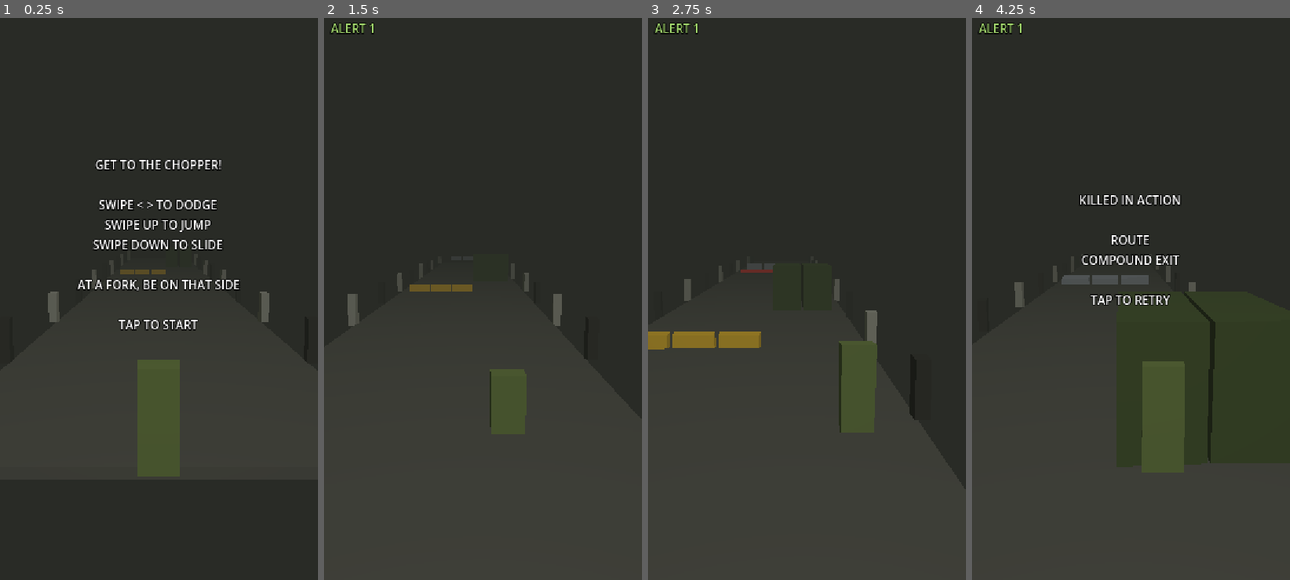
Above: before the commit, frames 1-4 (left to right).
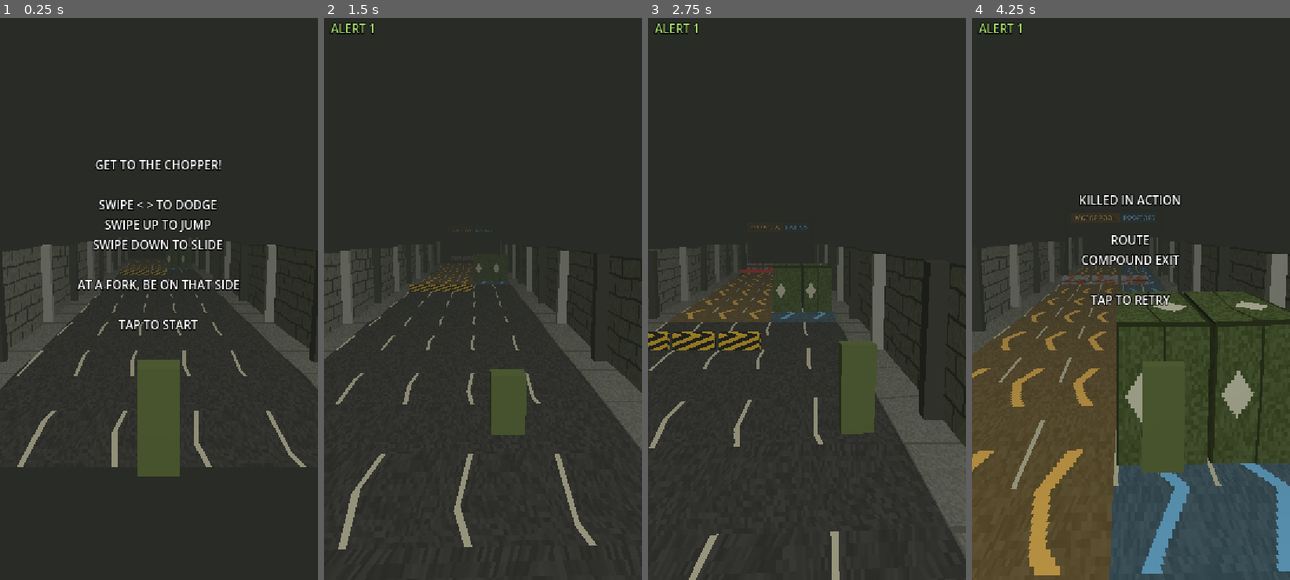
Above: after the commit, the same moments.

Repository: lhunt-gdev/get-to-the-chopper-test
Game: Godot game, scene res://game/levels/prototype_slice/prototype_slice.tscn
Same seed, same stepped clock (60 frames per second), same inputs: the game is played once before the commit and once after it.
Inputs (mouse positions are in pixels of both pictures, inside the frame that each line leads up to):
- Up to frame 1 (0.25 s): no input
- Up to frame 2 (1.5 s): tap Enter (ui_accept) at 0.5, 0.77 s; move the mouse to (552, 270) at 0.52 s; hold Right (ui_right) 0.53-1.25 s; click (552, 270) at 0.67 s; drag from (419, 327) to (467, 411) at 1.27 s
- Up to frame 3 (2.75 s): move the mouse to (838, 175) at 2.02 s; hold Right (ui_right) from 2.03 s (still down)
- Up to frame 4 (4.25 s): release Right (ui_right) at 2.75 s; drag from (1115, 411) to (1035, 214) at 2.77 s; move the mouse to (1226, 383) at 3.52 s; hold Left (ui_left) from 3.53 s (still down); tap Enter (ui_accept) at 3.77 s

The runs differ from the first frame. In frame 1, 4.4% of the frame differs, in the area x 0-100%, y 39-80%; in frame 2, 4.7%; in frame 3, 5.7%; in frame 4, 20%, in the area x 0-100%, y 35-100%.

Commit message:
Add placeholder PS1 level textures and in-world fork cues
Playtest: forks were not obvious. Lanes before each fork are now painted in
their route's colour with arrows, a sign gantry names each route over its
lanes, and the HUD prompt uses the same colours. Each area gets its own
wall/ground look via theme in route.json. Textures are generated in code
(PsxTextures). Logged as PROPOSED in the decision log.

Also restores the executable flag on tests/run_all.sh.

Co-Authored-By: Claude Opus 5.5 <noreply@anthropic.com>

Diff:
--- a/game/config/tuning.gd
+++ b/game/config/tuning.gd
@@ -33,6 +33,8 @@
 @export var decision_lead: float = 18.0
 ## The junction prompt and slowdown start this far before the decision point.
 @export var approach_window: float = 14.0
+## Each lane is painted in its route's colour for this many metres before the decision point.
+@export var fork_cue_length: float = 30.0
 ## LOCKED: junctions may slow the game but never pause it.
 @export_range(0.4, 1.0) var junction_time_scale: float = 0.7
 
--- a/game/levels/prototype_slice/prototype_slice.gd
+++ b/game/levels/prototype_slice/prototype_slice.gd
@@ -6,12 +6,23 @@
 const ROUTE_PATH := "res://game/levels/prototype_slice/route.json"
 const START_ALERT := 1
 
-## Obstacle kinds: size, height off the ground, colour, and how to get past it.
+## Obstacle kinds: size, height off the ground, look, and how to get past it.
+## "tex" names a PsxTextures function; without one the obstacle is flat "color".
 const KINDS := {
-	"barrier": {"size": Vector3(0.9, 0.5, 0.3), "y": 0.25, "color": Color("c9a227"), "pass": "jump"},
-	"pipe": {"size": Vector3(0.9, 0.3, 0.3), "y": 1.3, "color": Color("7a7f86"), "pass": "slide"},
-	"truck": {"size": Vector3(0.95, 2.2, 3.0), "y": 1.1, "color": Color("3d4a2a"), "pass": "dodge"},
+	"barrier": {"size": Vector3(0.9, 0.5, 0.3), "y": 0.25, "tex": "hazard", "pass": "jump"},
+	"pipe": {"size": Vector3(0.9, 0.3, 0.3), "y": 1.3, "tex": "rust_pipe", "pass": "slide"},
+	"truck": {"size": Vector3(0.95, 2.2, 3.0), "y": 1.1, "tex": "truck", "pass": "dodge"},
 	"tripwire": {"size": Vector3(1.0, 0.05, 0.05), "y": 0.3, "color": Color("ff3030"), "pass": "jump_or_alert"},
+}
+
+## How each area looks, picked by "theme" in route.json. Placeholder art, so you can tell where you are.
+const THEMES := {
+	"compound": {"wall": "blocks", "color": Color("77776c"), "height": 3.0, "ground": "asphalt"},
+	"motor_pool": {"wall": "corrugated", "color": Color("56613f"), "height": 3.5, "ground": "asphalt"},
+	"rooftops": {"wall": "brick", "color": Color("7a4a38"), "height": 1.0, "ground": "concrete"},
+	"tunnel": {"wall": "tile", "color": Color("4d5c52"), "height": 3.2, "ground": "asphalt", "ceiling": true},
+	"gate": {"wall": "blocks", "color": Color("8a8470"), "height": 4.0, "ground": "asphalt"},
+	"helipad": {"wall": "blocks", "color": Color("5c5c55"), "height": 0.6, "ground": "concrete"},
 }
 
 @export var tuning: Tuning
@@ -23,6 +34,7 @@
 var _graph: RouteGraph
 var _obstacles: Array[Dictionary] = []
 var _segments: Array[Dictionary] = []  # {node: Node3D, end: float}
+var _fork_segment: Dictionary = {}  # {id, start, node}: the segment whose fork is still ahead
 
 @onready var _player: Player = $Player
 @onready var _camera: Camera3D = $Camera3D
@@ -47,6 +59,7 @@
 	_runner.mission_end_reached.connect(_on_mission_end)
 	_runner.dead_end_reached.connect(_end.bind(&"dead_end"))
 	GameState.run_ended.connect(_on_run_ended)
+	GameState.alert_changed.connect(_build_fork_cue.unbind(1))
 
 	_spawn_segment(_graph.start_id, 0.0)
 	_update_camera(1.0)
@@ -81,14 +94,37 @@
 	seg.name = String(id)
 	_world.add_child(seg)
 	var road_w := tuning.lane_count * tuning.lane_width
-
-	_box(seg, Vector3(road_w + 1.0, 0.2, length), Vector3(0, -0.1, -(start + length / 2.0)), Color("4a4a44"))
-	# Edge posts every 5 m give a sense of speed.
+	var theme := _theme(id)
+
+	# The road stops where the fork cue starts, if there is one. The cue paints the rest.
+	var road_len := length
+	if _graph.end_type(id) == "" and _graph.node_data(id).get("next", []).size() >= 2:
+		road_len = maxf(0.0, length - tuning.decision_lead - tuning.fork_cue_length)
+	var ground := _ground(id)
+	if road_len > 0.0:
+		_plane(seg, Vector2(road_w, road_len), Vector3(0, 0, -(start + road_len / 2.0)), ground,
+				Vector2(tuning.lane_count, road_len / 4.0))
+
+	# Kerbs and walls either side.
+	var wall_tex := PsxTextures.wall(theme["wall"], theme["color"])
+	var h: float = theme["height"]
+	for side in [-1, 1]:
+		var x: float = side * (road_w / 2.0 + 0.5)
+		_plane(seg, Vector2(1.0, length), Vector3(x, 0.02, -(start + length / 2.0)), PsxTextures.concrete(),
+				Vector2(1.0, length / 2.0))
+		var wall := _plane(seg, Vector2(length, h), Vector3(side * (road_w / 2.0 + 1.0), h / 2.0, -(start + length / 2.0)),
+				wall_tex, Vector2(length / 2.0, h / 2.0), PlaneMesh.FACE_Z)
+		wall.rotation.y = -side * PI / 2.0  # face the road
+	if theme.get("ceiling", false):
+		var roof := _plane(seg, Vector2(road_w + 2.0, length), Vector3(0, 4.6, -(start + length / 2.0)),
+				wall_tex, Vector2(road_w / 2.0, length / 2.0))
+		roof.rotation.x = PI  # face down
+	# Pillars every 5 m, alternating light and dark, give a sense of speed.
 	for i in range(0, int(length), 5):
 		var z := -(start + i)
-		var c := Color("8a8a80") if (i / 5) % 2 == 0 else Color("2e2e2a")
-		_box(seg, Vector3(0.3, 1.2, 0.3), Vector3(-(road_w / 2.0 + 0.6), 0.6, z), c)
-		_box(seg, Vector3(0.3, 1.2, 0.3), Vector3(road_w / 2.0 + 0.6, 0.6, z), c)
+		var c: Color = theme["color"].lightened(0.25) if (i / 5) % 2 == 0 else theme["color"].darkened(0.5)
+		for side in [-1, 1]:
+			_box(seg, Vector3(0.35, maxf(h, 1.2), 0.35), Vector3(side * (road_w / 2.0 + 0.8), maxf(h, 1.2) / 2.0, z), c)
 
 	var authored_lanes := 5
 	for ob: Dictionary in _graph.node_data(id).get("obstacles", []):
@@ -103,13 +139,101 @@
 			var at: float = start + float(ob["at"])
 			var size: Vector3 = kind["size"] * Vector3(tuning.lane_width, 1, 1)
 			var x := _player.lane_x(lane)
-			var mesh := _box(seg, size, Vector3(x, kind["y"], -at), kind["color"])
+			var mesh := _box(seg, size, Vector3(x, kind["y"], -at), kind.get("color", Color.WHITE))
+			if kind.has("tex"):
+				# BoxMesh lays its six faces out on a 3x2 grid, so this puts one tile on each face.
+				mesh.material_override = PsxMaterials.textured(_obstacle_texture(kind["tex"]), Vector2(3, 2))
 			_obstacles.append({"x": x, "at": at, "depth": size.z, "kind": ob["kind"], "pass": kind["pass"], "done": false, "mesh": mesh})
 
 	if _graph.end_type(id) == "extract":
 		_spawn_chopper(seg, start + length + 3.0)
 
 	_segments.append({"node": seg, "end": start + length})
+	# The newest segment is always the one whose fork is still ahead of the player.
+	_fork_segment = {"id": id, "start": start, "node": seg}
+	_build_fork_cue()
+
+
+## Paints each lane in its route's colour with arrows, and puts a sign over the commit point.
+## The routes on offer depend on alert, so this is rebuilt whenever alert changes.
+func _build_fork_cue() -> void:
+	if _fork_segment.is_empty():
+		return
+	var seg: Node3D = _fork_segment["node"]
+	var old := seg.get_node_or_null("ForkCue")
+	if old:
+		seg.remove_child(old)
+		old.queue_free()
+	var id: StringName = _fork_segment["id"]
+	if _graph.end_type(id) != "" or _graph.node_data(id).get("next", []).size() < 2:
+		return
+
+	var cue := Node3D.new()
+	cue.name = "ForkCue"
+	seg.add_child(cue)
+	var length := _graph.length_of(id)
+	var road_w := tuning.lane_count * tuning.lane_width
+	var cue_start: float = _fork_segment["start"] + maxf(0.0, length - tuning.decision_lead - tuning.fork_cue_length)
+	var cue_len: float = _fork_segment["start"] + length - cue_start
+	var decision_z: float = -(_fork_segment["start"] + length - tuning.decision_lead)
+	var opts := _graph.available_next(id, GameState.alert_level)
+
+	# Lanes. With one open route, the road is just road again.
+	for lane in tuning.lane_count:
+		var tex := _ground(id)
+		if opts.size() >= 2:
+			var idx := RouteGraph.pick_by_lane(lane, tuning.lane_count, opts.size())
+			tex = PsxTextures.fork_lane(Hud.route_dir(idx, opts.size()), Hud.route_color(idx))
+		_plane(cue, Vector2(tuning.lane_width, cue_len), Vector3(_player.lane_x(lane), 0, -(cue_start + cue_len / 2.0)),
+				tex, Vector2(1, cue_len / 4.0))
+	if opts.size() < 2:
+		return
+
+	# Sign gantry over the commit point: one panel per route, over the lanes that lead there.
+	# Panels sit above the camera (y 3.4) so it never flies through them. The lanes show direction.
+	var post_h := 5.6
+	for side in [-1, 1]:
+		_box(cue, Vector3(0.3, post_h, 0.3), Vector3(side * (road_w / 2.0 + 0.3), post_h / 2.0, decision_z), Color("2e2e2a"))
+	_box(cue, Vector3(road_w + 0.9, 0.25, 0.25), Vector3(0, post_h - 0.2, decision_z), Color("2e2e2a"))
+	for idx in opts.size():
+		var lanes := range(tuning.lane_count).filter(func(l: int) -> bool:
+			return RouteGraph.pick_by_lane(l, tuning.lane_count, opts.size()) == idx)
+		var x0 := _player.lane_x(lanes[0]) - tuning.lane_width / 2.0
+		var x1 := _player.lane_x(lanes[-1]) + tuning.lane_width / 2.0
+		var color := Hud.route_color(idx)
+		_box(cue, Vector3(x1 - x0 - 0.15, 0.9, 0.12), Vector3((x0 + x1) / 2.0, post_h - 0.8, decision_z), color.darkened(0.55))
+		var label := Label3D.new()
+		label.text = String(opts[idx].get("label", opts[idx]["to"]))
+		label.modulate = color.lightened(0.3)
+		label.outline_modulate = Color.BLACK
+		label.font_size = 40
+		label.outline_size = 8
+		label.pixel_size = 0.012
+		label.texture_filter = BaseMaterial3D.TEXTURE_FILTER_NEAREST
+		label.width = (x1 - x0) / label.pixel_size
+		label.autowrap_mode = TextServer.AUTOWRAP_WORD
+		label.position = Vector3((x0 + x1) / 2.0, post_h - 0.8, decision_z + 0.08)
+		cue.add_child(label)
+
+
+func _theme(id: StringName) -> Dictionary:
+	return THEMES.get(_graph.node_data(id).get("theme", ""), THEMES["compound"])
+
+
+func _ground(id: StringName) -> Texture2D:
+	return PsxTextures.asphalt() if _theme(id)["ground"] == "asphalt" else PsxTextures.concrete()
+
+
+func _obstacle_texture(name: String) -> Texture2D:
+	match name:
+		"hazard":
+			return PsxTextures.hazard()
+		"rust_pipe":
+			return PsxTextures.rust_pipe()
+		"truck":
+			return PsxTextures.truck()
+	push_warning("Unknown obstacle texture '%s'" % name)
+	return PsxTextures.concrete()
 
 
 func _spawn_chopper(parent: Node3D, at: float) -> void:
@@ -130,6 +254,23 @@
 	mesh.size = size
 	m.mesh = mesh
 	m.material_override = PsxMaterials.flat(color)
+	m.position = pos
+	parent.add_child(m)
+	return m
+
+
+## A flat, textured surface. It is subdivided about every 2 m, because affine (PS1) texturing
+## warps badly across big triangles.
+func _plane(parent: Node3D, size: Vector2, pos: Vector3, tex: Texture2D, uv_scale: Vector2,
+		orientation: PlaneMesh.Orientation = PlaneMesh.FACE_Y) -> MeshInstance3D:
+	var m := MeshInstance3D.new()
+	var mesh := PlaneMesh.new()
+	mesh.orientation = orientation
+	mesh.size = size
+	mesh.subdivide_width = maxi(0, ceili(size.x / 2.0) - 1)
+	mesh.subdivide_depth = maxi(0, ceili(size.y / 2.0) - 1)
+	m.mesh = mesh
+	m.material_override = PsxMaterials.textured(tex, uv_scale)
 	m.position = pos
 	parent.add_child(m)
 	return m
--- a/game/levels/prototype_slice/route.json
+++ b/game/levels/prototype_slice/route.json
@@ -5,6 +5,7 @@
   "nodes": [
     {
       "id": "compound_exit",
+      "theme": "compound",
       "length": 82,
       "obstacles": [
         {"kind": "barrier", "lanes": [0, 1, 2], "at": 30},
@@ -19,6 +20,7 @@
     },
     {
       "id": "motor_pool",
+      "theme": "motor_pool",
       "length": 70,
       "obstacles": [
         {"kind": "truck", "lanes": [0, 1], "at": 14},
@@ -33,6 +35,7 @@
     },
     {
       "id": "rooftops",
+      "theme": "rooftops",
       "length": 60,
       "obstacles": [
         {"kind": "barrier", "lanes": [0, 1, 2, 3, 4], "at": 16},
@@ -45,6 +48,7 @@
     },
     {
       "id": "service_tunnel",
+      "theme": "tunnel",
       "length": 45,
       "obstacles": [
         {"kind": "pipe", "lanes": [0, 1, 3, 4], "at": 20}
@@ -55,6 +59,7 @@
     },
     {
       "id": "airfield_gate",
+      "theme": "gate",
       "length": 60,
       "obstacles": [
         {"kind": "truck", "lanes": [0, 1, 2], "at": 15},
@@ -67,6 +72,7 @@
     },
     {
       "id": "helipad",
+      "theme": "helipad",
       "length": 30,
       "obstacles": [],
       "end": "extract"
--- a/game/rendering/psx_materials.gd
+++ b/game/rendering/psx_materials.gd
@@ -15,3 +15,15 @@
 		m.set_shader_parameter("albedo", color)
 		_cache[key] = m
 	return _cache[key]
+
+
+## uv_scale sets how often the texture repeats across the mesh.
+static func textured(tex: Texture2D, uv_scale: Vector2 = Vector2.ONE) -> ShaderMaterial:
+	var key := "%d_%s" % [tex.get_rid().get_id(), uv_scale]
+	if not _cache.has(key):
+		var m := ShaderMaterial.new()
+		m.shader = SHADER
+		m.set_shader_parameter("albedo_texture", tex)
+		m.set_shader_parameter("uv_scale", uv_scale)
+		_cache[key] = m
+	return _cache[key]
--- /dev/null
+++ b/game/rendering/psx_textures.gd
@@ -0,0 +1,168 @@
+class_name PsxTextures
+extends RefCounted
+## Placeholder PS1-style textures, generated in code so the prototype needs no art files.
+## Tiny, nearest-filtered, with colour baked in. Real art replaces these later.
+## Each texture is cached by key, and the noise uses a fixed seed so it looks the same every run.
+
+const SIZE := 32
+const ROAD := Color("3a3a37")
+
+static var _cache: Dictionary = {}
+
+
+## One lane-width tile of road, with a dashed lane line down its left edge.
+static func asphalt() -> Texture2D:
+	if _cache.has("asphalt"):
+		return _cache["asphalt"]
+	var img := _start("asphalt", ROAD, 0.035)
+	for y in range(0, 16):
+		for x in range(0, 2):
+			img.set_pixel(x, y, Color("b8b49a"))
+	return _finish("asphalt", img)
+
+
+## Plain concrete slabs, e.g. the helipad.
+static func concrete() -> Texture2D:
+	if _cache.has("concrete"):
+		return _cache["concrete"]
+	var img := _start("concrete", Color("6a6a62"), 0.04)
+	for i in SIZE:
+		img.set_pixel(i, 0, Color("55554e"))
+		img.set_pixel(0, i, Color("55554e"))
+	return _finish("concrete", img)
+
+
+## A road lane painted in its route colour, with an arrow pointing to where it goes.
+## dir: -1 left, 0 straight on, 1 right.
+static func fork_lane(dir: int, color: Color) -> Texture2D:
+	var key := "fork_%d_%s" % [dir, color.to_html()]
+	if _cache.has(key):
+		return _cache[key]
+	var img := _start(key, ROAD.lerp(color, 0.3), 0.035)
+	var paint := color.lightened(0.15)
+	for y in SIZE:
+		for x in SIZE:
+			if _arrow(dir, x, y):
+				img.set_pixel(x, y, paint)
+			elif x < 2 and y < 16:  # keep the dashed lane line
+				img.set_pixel(x, y, Color("b8b49a"))
+	return _finish(key, img)
+
+
+## Walls, one tile per 2 m x 2 m. pattern: "blocks", "brick", "corrugated" or "tile".
+static func wall(pattern: String, color: Color) -> Texture2D:
+	var key := "wall_%s_%s" % [pattern, color.to_html()]
+	if _cache.has(key):
+		return _cache[key]
+	var img := _start(key, color, 0.04)
+	var line := color.darkened(0.45)
+	match pattern:
+		"blocks":
+			_courses(img, 8, 16, line)
+		"brick":
+			_courses(img, 4, 8, line)
+		"tile":
+			for i in SIZE:
+				for j in range(0, SIZE, 8):
+					img.set_pixel(i, j, line)
+					img.set_pixel(j, i, line)
+		"corrugated":
+			for x in SIZE:
+				for y in SIZE:
+					var c := img.get_pixel(x, y)
+					img.set_pixel(x, y, c.lightened(0.18) if (x / 2) % 2 == 0 else c.darkened(0.12))
+	return _finish(key, img)
+
+
+## Jump barriers: yellow and black hazard stripes.
+static func hazard() -> Texture2D:
+	if _cache.has("hazard"):
+		return _cache["hazard"]
+	var img := _start("hazard", Color.BLACK, 0.0)
+	for y in SIZE:
+		for x in SIZE:
+			img.set_pixel(x, y, Color("d9b02a") if ((x + y) / 8) % 2 == 0 else Color("1c1c1a"))
+	return _finish("hazard", img)
+
+
+## Slide pipes: grey metal with rust patches and joint bands.
+static func rust_pipe() -> Texture2D:
+	if _cache.has("rust_pipe"):
+		return _cache["rust_pipe"]
+	var img := _start("rust_pipe", Color("7a7f86"), 0.05)
+	var rng := _rng("rust_pipe_spots")
+	for i in 14:
+		var cx := rng.randi_range(0, SIZE - 1)
+		var cy := rng.randi_range(0, SIZE - 1)
+		var r := rng.randi_range(2, 4)
+		for y in range(cy - r, cy + r + 1):
+			for x in range(cx - r, cx + r + 1):
+				if Vector2(x - cx, y - cy).length() <= r:
+					img.set_pixel(posmod(x, SIZE), posmod(y, SIZE), Color("8a4a22").lightened(rng.randf_range(-0.1, 0.1)))
+	for x in SIZE:
+		for y in [0, 15, 16]:
+			img.set_pixel(x, y, Color("3e4046"))
+	return _finish("rust_pipe", img)
+
+
+## Trucks: olive canvas with panel seams and a stencilled star.
+static func truck() -> Texture2D:
+	if _cache.has("truck"):
+		return _cache["truck"]
+	var img := _start("truck", Color("4a5a30"), 0.05)
+	var seam := Color("2a3318")
+	for i in SIZE:
+		img.set_pixel(i, 0, seam)
+		img.set_pixel(0, i, seam)
+		img.set_pixel(16, i, seam)
+	for y in range(10, 23):
+		for x in range(2, 15):
+			if absi(x - 8) + absi(y - 16) <= 5:
+				img.set_pixel(x, y, Color("c8c8b0"))
+	return _finish("truck", img)
+
+
+# --- Helpers ----------------------------------------------------------------------
+
+static func _rng(key: String) -> RandomNumberGenerator:
+	var rng := RandomNumberGenerator.new()
+	rng.seed = hash(key)
+	return rng
+
+
+## A new image filled with noisy base colour.
+static func _start(key: String, base: Color, amount: float) -> Image:
+	var img := Image.create(SIZE, SIZE, false, Image.FORMAT_RGB8)
+	var rng := _rng(key)
+	for y in SIZE:
+		for x in SIZE:
+			var n := rng.randf_range(-amount, amount)
+			img.set_pixel(x, y, Color(base.r + n, base.g + n, base.b + n))
+	return img
+
+
+static func _finish(key: String, img: Image) -> Texture2D:
+	var tex := ImageTexture.create_from_image(img)
+	_cache[key] = tex
+	return tex
+
+
+## Staggered courses of blocks or bricks.
+static func _courses(img: Image, row_h: int, block_w: int, line: Color) -> void:
+	for y in SIZE:
+		var offset := (block_w / 2) * ((y / row_h) % 2)
+		for x in SIZE:
+			if y % row_h == 0 or (x + offset) % block_w == 0:
+				img.set_pixel(x, y, line)
+
+
+## A chunky arrow in a 32x32 tile. Small y is further down the road (away from the camera).
+static func _arrow(dir: int, x: int, y: int) -> bool:
+	if dir == 0:  # ^ straight on: a shaft and a head
+		var shaft := absi(x - 16) <= 2 and y >= 13 and y <= 27
+		var head := y >= 4 and y < 13 and absi(x - 16) <= y - 4
+		return shaft or head
+	# < or >: a chevron
+	var fx := x if dir < 0 else SIZE - 1 - x
+	var d := absi(y - 16)
+	return d <= 9 and fx - 8 >= d and fx - 8 <= d + 4
--- a/game/ui/hud/hud.gd
+++ b/game/ui/hud/hud.gd
@@ -3,6 +3,8 @@
 ## Deliberately minimal, retro HUD. The helicopter should carry the urgency, not a big timer.
 
 const ALERT_COLORS := {1: Color("9fd36b"), 2: Color("f0c040"), 3: Color("ff4b3a")}
+## Each open route at a fork gets a colour, left to right. The road paint and sign use the same ones.
+const ROUTE_COLORS: Array[Color] = [Color("d9a032"), Color("4f9fd0"), Color("b06ad0"), Color("8fc46a")]
 const END_TEXT := {
 	&"extracted": "EXTRACTED",
 	&"killed": "KILLED IN ACTION",
@@ -12,14 +14,44 @@
 }
 
 var _alert: Label
-var _junction: Label
+var _junction: RichTextLabel
 var _end: Label
 var _title: Label
 
 
+static func route_color(idx: int) -> Color:
+	return ROUTE_COLORS[idx % ROUTE_COLORS.size()]
+
+
+## -1 left, 0 straight on, 1 right, from a route's left-to-right position among the open routes.
+static func route_dir(idx: int, count: int) -> int:
+	return signi(idx * 2 - (count - 1))
+
+
+## dir: -1 left, 0 straight on, 1 right.
+static func route_prompt(label: String, dir: int) -> String:
+	match dir:
+		-1:
+			return "< " + label
+		1:
+			return label + " >"
+	return "^ " + label
+
+
 func _ready() -> void:
 	_alert = _label(Vector2(6, 4), HORIZONTAL_ALIGNMENT_LEFT)
-	_junction = _label(Vector2(0, 70), HORIZONTAL_ALIGNMENT_CENTER)
+	_junction = RichTextLabel.new()
+	add_child(_junction)
+	_junction.bbcode_enabled = true
+	_junction.fit_content = true
+	_junction.scroll_active = false
+	_junction.add_theme_font_size_override("normal_font_size", 12)
+	_junction.add_theme_color_override("font_outline_color", Color.BLACK)
+	_junction.add_theme_constant_override("outline_size", 3)
+	_junction.set_anchors_preset(Control.PRESET_TOP_WIDE)
+	_junction.offset_left = 8
+	_junction.offset_right = -8
+	_junction.offset_top = 70
 	_end = _label(Vector2(0, 150), HORIZONTAL_ALIGNMENT_CENTER)
 	_end.autowrap_mode = TextServer.AUTOWRAP_WORD
 	_title = _label(Vector2(0, 120), HORIZONTAL_ALIGNMENT_CENTER)
@@ -35,13 +67,12 @@
 
 
 func show_junction(options: Array[Dictionary]) -> void:
-	var labels := PackedStringArray()
-	for o in options:
-		labels.append(String(o.get("label", o["to"])))
-	if labels.size() == 2:
-		_junction.text = "< %s    %s >" % [labels[0], labels[1]]
-	else:
-		_junction.text = "  |  ".join(labels)
+	var parts := PackedStringArray()
+	for i in options.size():
+		var o := options[i]
+		parts.append("[color=#%s]%s[/color]" % [route_color(i).lightened(0.3).to_html(false),
+				route_prompt(String(o.get("label", o["to"])), route_dir(i, options.size()))])
+	_junction.text = "[center]%s[/center]" % "    ".join(parts)
 
 
 func clear_junction() -> void:
Not shown, added: game/rendering/psx_textures.gd.uid
Not shown, changed: README.md
Not shown, changed: docs/design/decision-log.md
Not shown, changed: tests/run_all.sh
